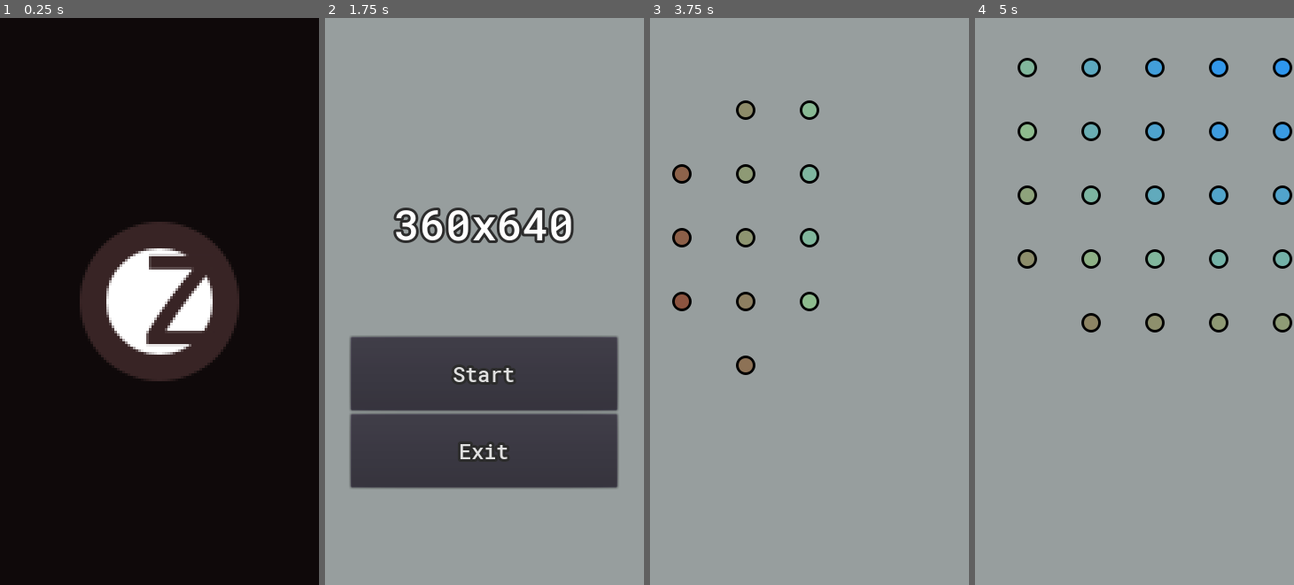
Above: before the commit, frames 1-4 (left to right).
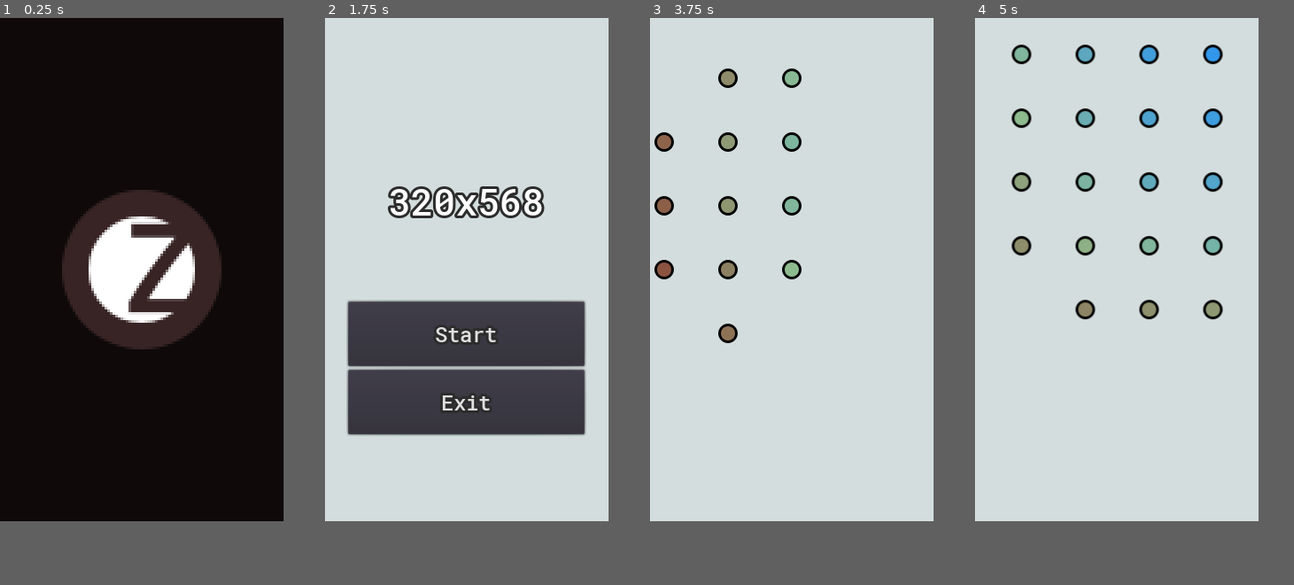
Above: after the commit, the same moments.

Repository: ikhtopod/dotzone-prototype
Game: Godot game, scene res://Maps/Intro.tscn
Two runs of this game, one before a commit and one after it. Both use one fixed random seed, a clock stepped at 60 frames per second and the inputs below.
Inputs (mouse positions are in pixels of both pictures, inside the frame that each line leads up to):
- Up to frame 1 (0.25 s): no input
- Up to frame 2 (1.75 s): tap Enter at 0.5 s; move the mouse to (554, 273) at 0.52 s; tap Backspace at 0.6 s; click (554, 273) at 0.67 s; tap Space at 1.25 s; drag from (420, 329) to (468, 414) at 1.27 s
- Up to frame 3 (3.75 s): click "Start" at 2 s; move the mouse to (841, 176) at 2.77 s; tap Backspace at 2.85 s; click (841, 176) at 2.92 s; click "Start" at 3.5 s
- Up to frame 4 (5 s): drag from (1118, 414) to (1006, 239) at 4.27 s
In our replay, the window is 360x640 before the commit and 320x568 after it. These sizes can differ from the game's own. Grey fills any space a smaller window leaves; there, only what the larger window draws over its background counts as a difference.

The runs differ from the first frame. In frame 1, 10% of the frame differs, in the area x 19-75%, y 30-65%; in frame 2, 68%; in frame 3, 79%; in frame 4, 79%, in the area x 0-100%, y 0-89%.

Commit message:
added selection object

Diff:
--- a/Gameplay/Dot/Dot.gd
+++ b/Gameplay/Dot/Dot.gd
@@ -1,4 +1,10 @@
 extends Node2D
+
+
+const DefaultTextureResource = preload("res://Sprite/Dot/default.png")
+const SelectedTextureResource = preload("res://Sprite/Dot/selected.png")
+const LinkedTextureResource = preload("res://Sprite/Dot/linked.png")
+const LinkedSelectedTextureResource = preload("res://Sprite/Dot/linked_selected.png")
 
 
 var m_point: Point = Point.new()
@@ -38,7 +44,13 @@
 
 
 func _on_Area2D_area_entered(area: Area2D):
-	if not area.is_in_group(GameManager.FINGER_TOUCH_TAG):
-		return
+	if area.is_in_group(GameManager.FINGER_TOUCH_TAG):
+		GameManager.SetSelectedObject(self)
 
-	print_debug(m_noise)
+# Функции, реализуемые объектом, который можно выделять #
+func Select() -> void:
+	$Sprite.texture = SelectedTextureResource
+
+func Deselect() -> void:
+	$Sprite.texture = DefaultTextureResource
+#########################################################
--- a/Gameplay/FingerTouch/FingerTouch.gd
+++ b/Gameplay/FingerTouch/FingerTouch.gd
@@ -2,6 +2,9 @@
 
 
 func _on_Timer_timeout():
+	# Если текущий объект уничтожен пог таймеру, то значит, что он не пересекся
+	# с нужныи объектом и надо очистить последний выделенный объект
+	GameManager.ResetSelectedObject()
 	queue_free()
 
 
--- a/Gameplay/FingerTouch/FingerTouch.tscn
+++ b/Gameplay/FingerTouch/FingerTouch.tscn
@@ -1,6 +1,5 @@
-[gd_scene load_steps=4 format=2]
+[gd_scene load_steps=3 format=2]
 
-[ext_resource path="res://Sprite/Dot/linked_selected.png" type="Texture" id=1]
 [ext_resource path="res://Gameplay/FingerTouch/FingerTouch.gd" type="Script" id=2]
 
 [sub_resource type="CircleShape2D" id=1]
@@ -20,8 +19,5 @@
 wait_time = 0.1
 one_shot = true
 autostart = true
-
-[node name="Sprite" type="Sprite" parent="."]
-texture = ExtResource( 1 )
 [connection signal="area_entered" from="." to="." method="_on_FingerTouch_area_entered"]
 [connection signal="timeout" from="Timer" to="." method="_on_Timer_timeout"]
--- a/Library/Singleton/GameManager.gd
+++ b/Library/Singleton/GameManager.gd
@@ -14,6 +14,43 @@
 const PLAYER_TAG: String = "Player"
 const ENEMY_TAG: String = "Enemy"
 const FINGER_TOUCH_TAG: String = "FingerTouch"
+
+
+### Selection ###
+
+# Сигналы для функционала, который должен возникать, если произошло
+# выделение и\или развыделение объекта
+signal select(object)
+signal deselect(object)
+
+var selectedObject = null setget SetSelectedObject, GetSelectedObject
+
+# Объект, который можно выделить, должен реализовать у себя
+# функции Select() и Deselect()
+func SetSelectedObject(newObject) -> void:
+	if newObject == selectedObject:
+		return
+
+	if newObject:
+		if selectedObject:
+			selectedObject.Deselect()
+			emit_signal("deselect", selectedObject)
+
+		selectedObject = newObject
+		selectedObject.Select()
+		emit_signal("select", selectedObject)
+	else:
+		if selectedObject:
+			selectedObject.Deselect()
+			emit_signal("deselect", selectedObject)
+			selectedObject = null
+
+func GetSelectedObject():
+	return selectedObject
+
+func ResetSelectedObject() -> void:
+	SetSelectedObject(null)
+
 
 ###################
 enum EGameplayPhase {
--- a/Maps/MainMenu.tscn
+++ b/Maps/MainMenu.tscn
@@ -5,7 +5,7 @@
 [ext_resource path="res://Maps/MainMenu.gd" type="Script" id=3]
 
 [sub_resource type="DynamicFont" id=1]
-size = 48
+size = 42
 outline_size = 3
 outline_color = Color( 0.176471, 0.176471, 0.176471, 1 )
 use_filter = true
@@ -25,39 +25,39 @@
 }
 
 [node name="MarginContainer" type="MarginContainer" parent="CanvasLayer/VBoxContainer"]
-margin_right = 360.0
-margin_bottom = 105.0
+margin_right = 320.0
+margin_bottom = 93.0
 size_flags_horizontal = 3
 size_flags_vertical = 3
 
 [node name="HBoxContainer" type="HBoxContainer" parent="CanvasLayer/VBoxContainer"]
-margin_top = 109.0
-margin_right = 360.0
-margin_bottom = 530.0
+margin_top = 97.0
+margin_right = 320.0
+margin_bottom = 470.0
 size_flags_horizontal = 3
 size_flags_vertical = 3
 size_flags_stretch_ratio = 4.0
 
 [node name="MarginContainer4" type="MarginContainer" parent="CanvasLayer/VBoxContainer/HBoxContainer"]
-margin_right = 25.0
-margin_bottom = 421.0
+margin_right = 22.0
+margin_bottom = 373.0
 size_flags_horizontal = 3
 size_flags_vertical = 3
 
 [node name="VBoxContainer" type="VBoxContainer" parent="CanvasLayer/VBoxContainer/HBoxContainer"]
-margin_left = 29.0
-margin_right = 330.0
-margin_bottom = 421.0
+margin_left = 26.0
+margin_right = 293.0
+margin_bottom = 373.0
 size_flags_horizontal = 3
 size_flags_vertical = 3
 size_flags_stretch_ratio = 12.0
 alignment = 1
 
 [node name="InformationLabel" type="Label" parent="CanvasLayer/VBoxContainer/HBoxContainer/VBoxContainer"]
-margin_left = 20.0
-margin_top = 91.0
-margin_right = 281.0
-margin_bottom = 156.0
+margin_left = 3.0
+margin_top = 77.0
+margin_right = 264.0
+margin_bottom = 142.0
 size_flags_horizontal = 6
 size_flags_vertical = 6
 size_flags_stretch_ratio = 3.0
@@ -67,32 +67,32 @@
 valign = 1
 
 [node name="StartButton" type="Button" parent="CanvasLayer/VBoxContainer/HBoxContainer/VBoxContainer"]
-margin_top = 251.0
-margin_right = 301.0
-margin_bottom = 334.0
+margin_top = 223.0
+margin_right = 267.0
+margin_bottom = 296.0
 size_flags_horizontal = 3
 size_flags_vertical = 3
 text = "START"
 
 [node name="ExitButton" type="Button" parent="CanvasLayer/VBoxContainer/HBoxContainer/VBoxContainer"]
-margin_top = 338.0
-margin_right = 301.0
-margin_bottom = 421.0
+margin_top = 300.0
+margin_right = 267.0
+margin_bottom = 373.0
 size_flags_horizontal = 3
 size_flags_vertical = 3
 text = "EXIT"
 
 [node name="MarginContainer3" type="MarginContainer" parent="CanvasLayer/VBoxContainer/HBoxContainer"]
-margin_left = 334.0
-margin_right = 360.0
-margin_bottom = 421.0
+margin_left = 297.0
+margin_right = 320.0
+margin_bottom = 373.0
 size_flags_horizontal = 3
 size_flags_vertical = 3
 
 [node name="MarginContainer2" type="MarginContainer" parent="CanvasLayer/VBoxContainer"]
-margin_top = 534.0
-margin_right = 360.0
-margin_bottom = 640.0
+margin_top = 474.0
+margin_right = 320.0
+margin_bottom = 568.0
 size_flags_horizontal = 3
 size_flags_vertical = 3
 [connection signal="pressed" from="CanvasLayer/VBoxContainer/HBoxContainer/VBoxContainer/StartButton" to="." method="_on_StartButton_pressed"]
--- a/project.godot
+++ b/project.godot
@@ -49,8 +49,8 @@
 
 [display]
 
-window/size/width=360
-window/size/height=640
+window/size/width=320
+window/size/height=568
 window/handheld/orientation="sensor_portrait"
 window/stretch/mode="2d"
 window/stretch/aspect="keep_width"
@@ -81,5 +81,5 @@
 
 [rendering]
 
-environment/default_clear_color=Color( 0.596078, 0.623529, 0.623529, 1 )
+environment/default_clear_color=Color( 0.835294, 0.870588, 0.870588, 1 )
 environment/default_environment="res://Environment/default_env.tres"
